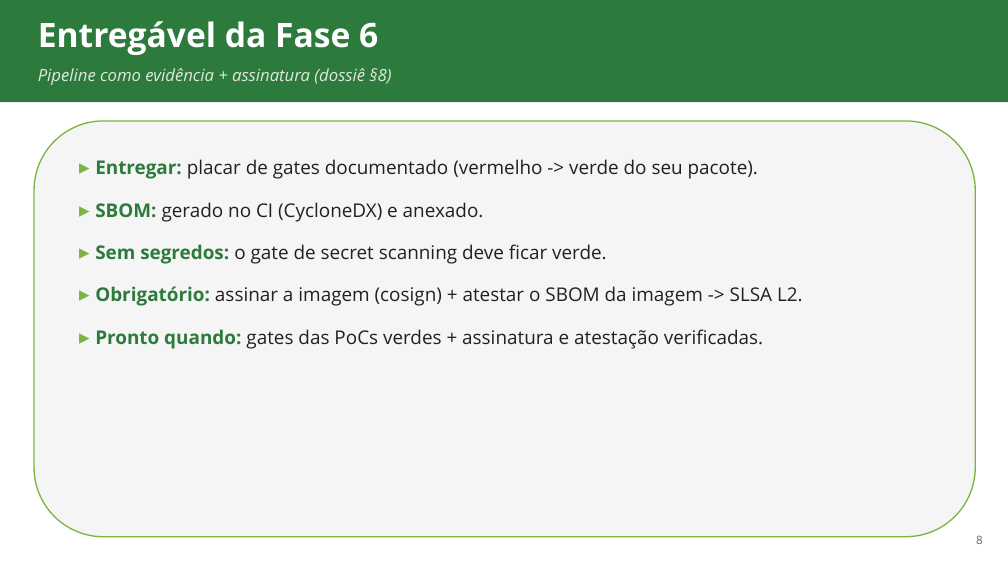
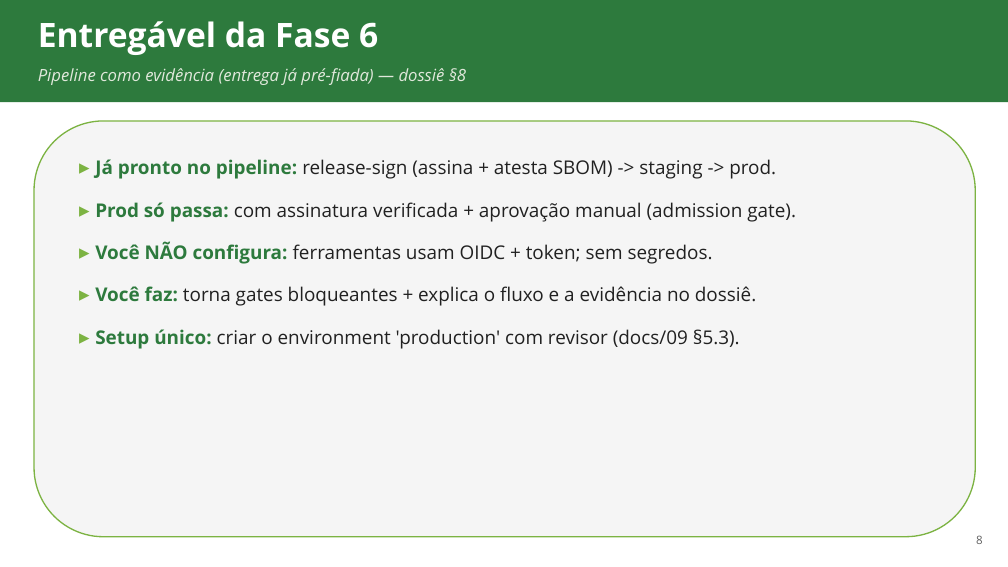
Before and after one commit to ads-sapucaia-ssc/SSC, a slide deck: slide 8 of aulas/aula-08-devsecops.pptx. Drawn at 1008x567 pixels with LibreOffice and Linux fonts; fonts in the diff are those of the drawing. Boxes give left, top, right and bottom in pixels: in the first picture for what was removed or moved away, otherwise in the second. Text is boxed around its words. In the diff, an @@ line names an element or a change of style, - is before the commit and + after.

```diff
--- a/aulas/aula-08-devsecops.pptx
+++ b/aulas/aula-08-devsecops.pptx
@@ text at (x1=38, y1=68, x2=466, y2=85): text changed @@
-Pipeline como evidência + assinatura (dossiê §8)
+Pipeline como evidência (entrega já pré-fiada) — dossiê §8
@@ text at (x1=95, y1=159, x2=796, y2=349): text changed @@
-▸ Entregar: placar de gates documentado (vermelho -> verde do seu pacote).
-▸ SBOM: gerado no CI (CycloneDX) e anexado.
-▸ Sem segredos: o gate de secret scanning deve ficar verde.
-▸ Obrigatório: assinar a imagem (cosign) + atestar o SBOM da imagem -> SLSA L2.
-▸ Pronto quando: gates das PoCs verdes + assinatura e atestação verificadas.
+▸ Já pronto no pipeline: release-sign (assina + atesta SBOM) -> staging -> prod.
+▸ Prod só passa: com assinatura verificada + aprovação manual (admission gate).
+▸ Você NÃO configura: ferramentas usam OIDC + token; sem segredos.
+▸ Você faz: torna gates bloqueantes + explica o fluxo e a evidência no dossiê.
+▸ Setup único: criar o environment 'production' com revisor (docs/09 §5.3).
```
Also in this commit, not shown: 5 other files.
